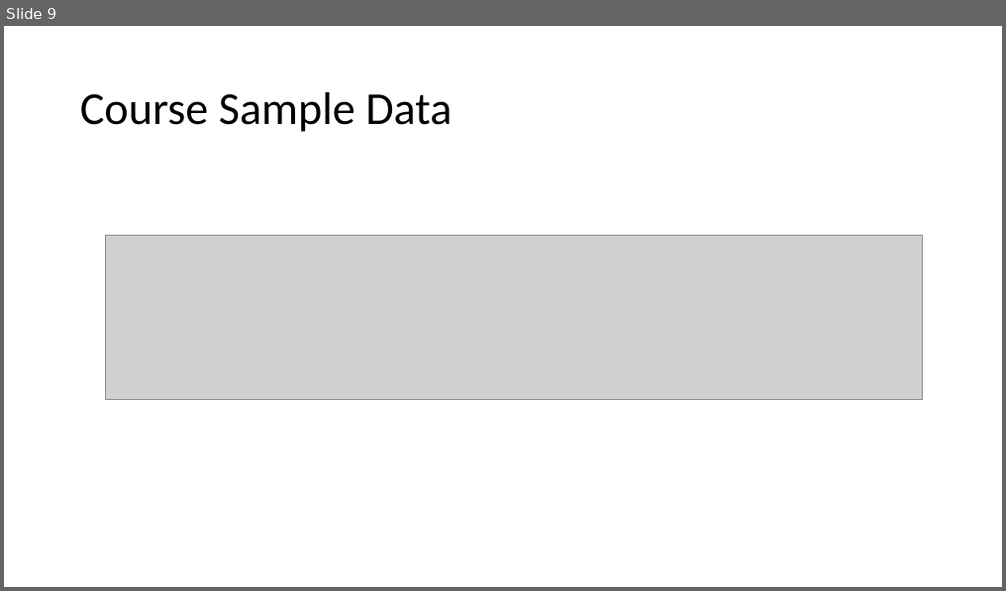
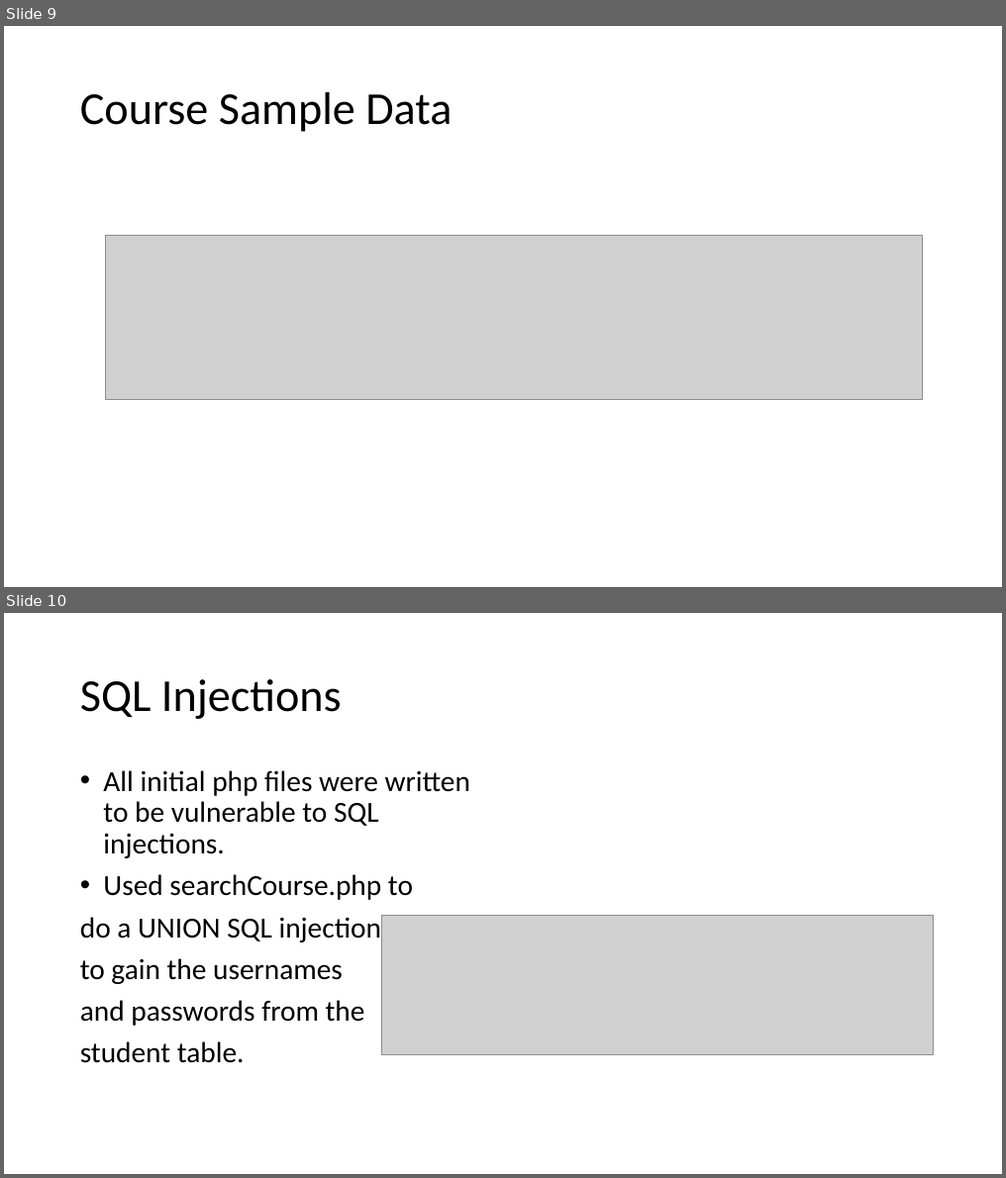
Before and after one commit to amunden04/cpsc4660Project, a slide deck: SQL Injection Prevention.pptx. Shown one above the other, each under a label of ours: slide 9 before the commit, slides 9 and 10 after it. The pictures are 1006x591 and 1006x1178 pixels, drawn with LibreOffice and Linux fonts; fonts in the diff are those of the drawing; grey boxes stand for pictures. Boxes give left, top, right and bottom in pixels: in the first picture for what was removed or moved away, otherwise in the second. Text is boxed around its words. In the diff, an @@ line names an element or a change of style, - is before the commit and + after.

```diff
--- a/SQL Injection Prevention.pptx
+++ b/SQL Injection Prevention.pptx
@@ slide 10 added at (4, 613, 1002, 1174), background #FFFFFF @@
@@ title added at (80, 679, 342, 719), 44 pt, text #000000 @@
+SQL Injections
@@ text added at (80, 770, 470, 1063), 28 pt, text #000000 @@
+• All initial php files were written to be vulnerable to SQL injections.
+• Used searchCourse.php to
+do a UNION SQL injection
+to gain the usernames
+and passwords from the
+student table.
@@ picture added at (382, 915, 934, 1055) @@
```
Also in this commit, not shown: 2 other files.
